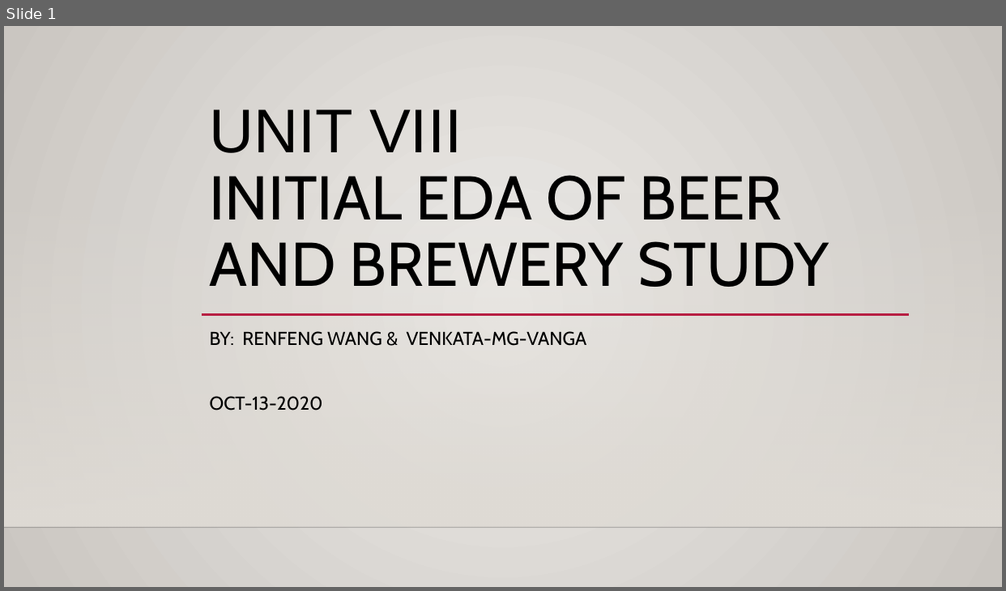
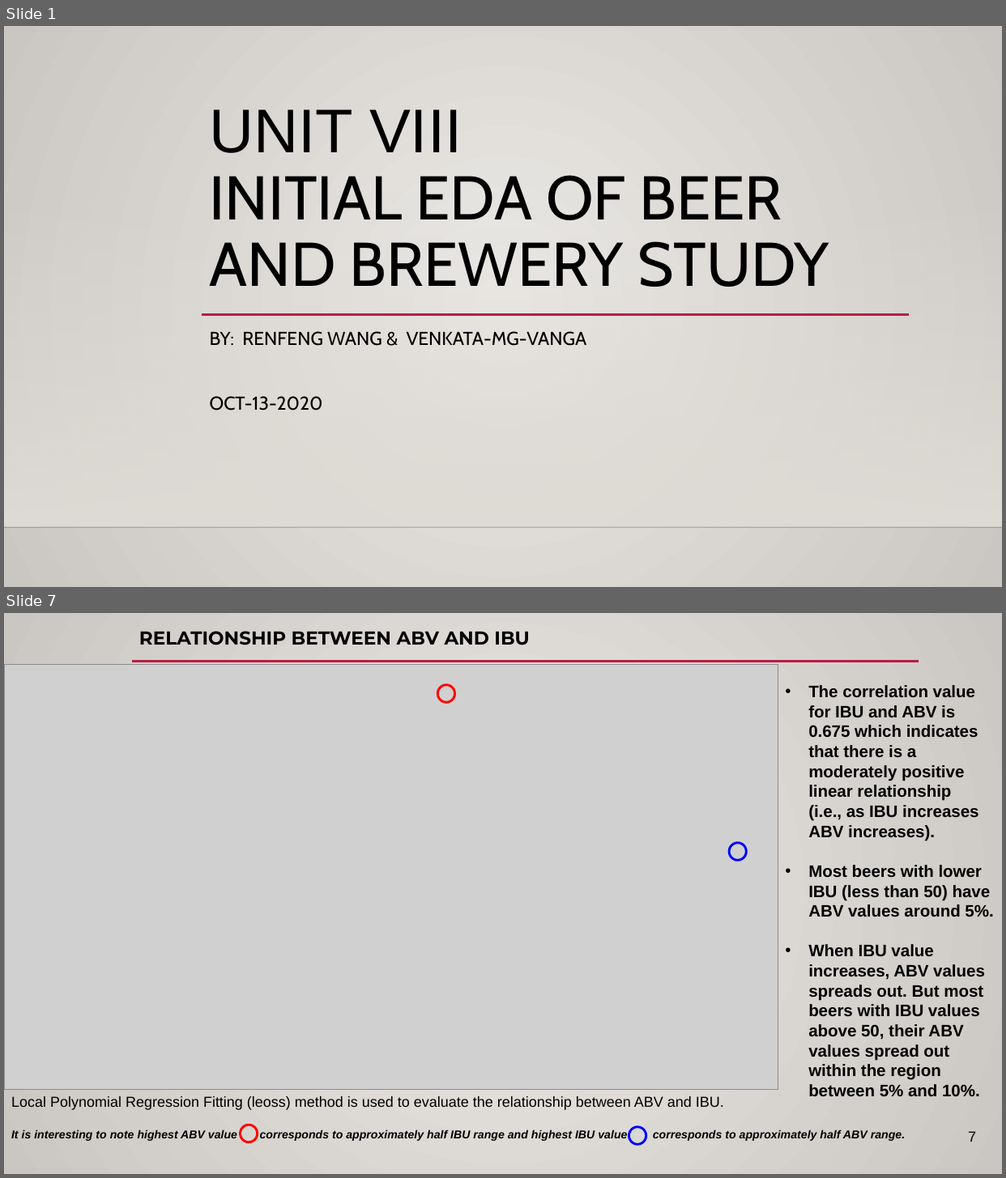
Before and after one commit to VenkataVanga/MSDS-6306, a slide deck: Unit8_Live_Session_Assignment.pptx. Shown one above the other, each under a label of ours: slide 1 before the commit, slides 1 and 7 after it; the slides between them are not shown. The pictures are 1006x591 and 1006x1178 pixels, drawn with LibreOffice and Linux fonts; fonts in the diff are those of the drawing; grey boxes stand for pictures; background and template pictures are left out. Boxes give left, top, right and bottom in pixels: in the first picture for what was removed or moved away, otherwise in the second. Text is boxed around its words. In the diff, an @@ line names an element or a change of style, - is before the commit and + after.

```diff
--- a/Unit8_Live_Session_Assignment.pptx
+++ b/Unit8_Live_Session_Assignment.pptx
@@ slide 7 added at (4,613,1002,1174), background gradient #ECEAE7 to #CAC7C1 @@
@@ title added at (139,631,529,645), 18 pt, text #000000, bold @@
+RELATIONSHIP BETWEEN ABV AND IBU
@@ line added from (132, 661) to (918, 661), #B71E42 2.5 pt @@
@@ picture added at (4,665,778,1090) @@
@@ ellipse added at (437,685,454,702), outline #FF0000 2.25 pt @@
@@ text added at (808,685,993,1097), 16 pt, text #000000, bold @@
+• The correlation value for IBU and ABV is 0.675 which indicates that there is a moderately positive linear relationship
+  (i.e., as IBU increases ABV increases).
+• Most beers with lower IBU (less than 50) have ABV values around 5%.
+• When IBU value increases, ABV values spreads out. But most beers with IBU values above 50, their ABV values spread out within the region between 5% and 10%.
@@ ellipse added at (730,843,747,860), outline #0000FF 2.25 pt @@
@@ text added at (11,1097,905,1141), 11 pt, text #000000, bold, italic @@
+Local Polynomial Regression Fitting (leoss) method is used to evaluate the relationship between ABV and IBU.
+It is interesting to note highest ABV value corresponds to approximately half IBU range and highest IBU value corresponds to approximately half ABV range.
@@ ellipse added at (240,1125,257,1142), outline #FF0000 2.25 pt @@
@@ ellipse added at (629,1127,646,1144), outline #0000FF 2.25 pt @@
@@ page number added at (968,1131,976,1142), 14 pt, text #000000 @@
+7
```
Also in this commit, not shown: 3 slides changed, 4 other slides added, 2 slides removed.
